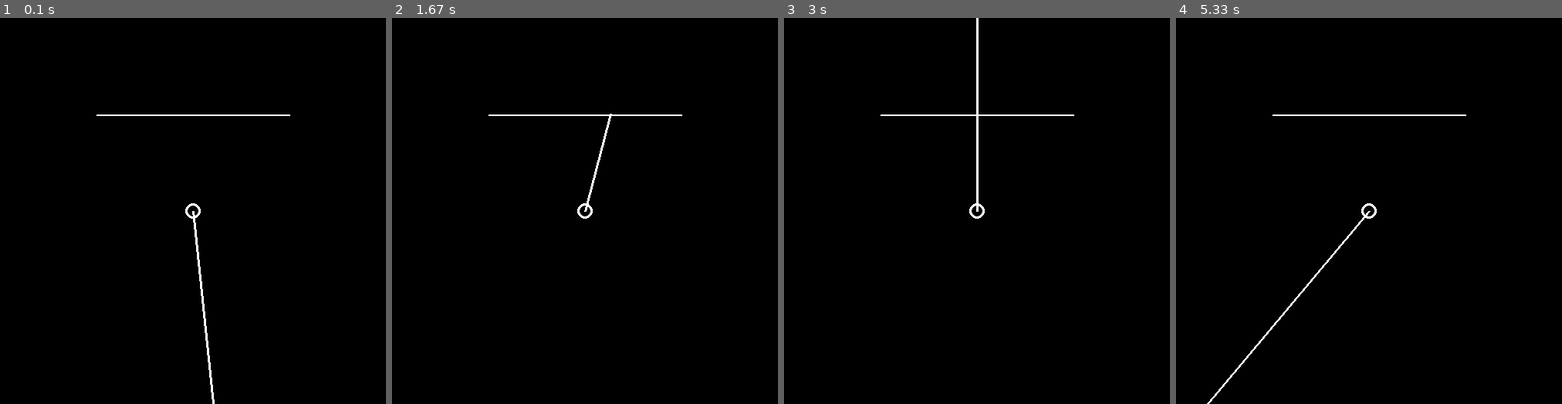
Above: before the commit, frames 1-4 (left to right).
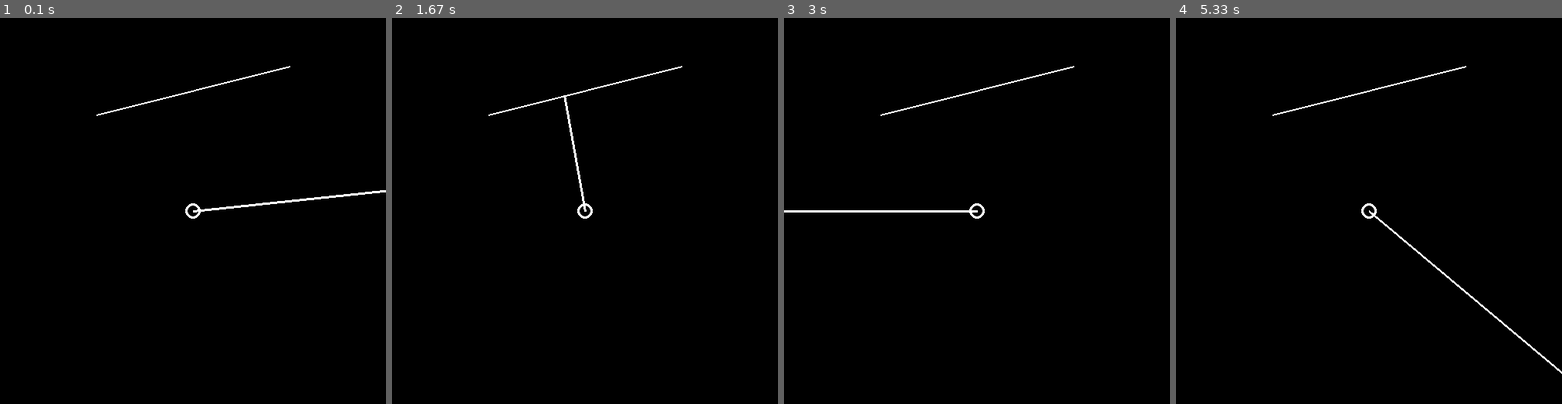
Above: after the commit, the same moments.

Repository: bruceamiller/Bulk-Coding-Store
Game: pygame game, started from Personal Projects/RayCollision.py
Two runs of this game, one before a commit and one after it. Both use one fixed random seed, a clock stepped at 60 frames per second and the inputs below.
Inputs:
- Up to frame 1 (0.1 s): no input
- Up to frame 2 (1.67 s): no input
- Up to frame 3 (3 s): no input
- Up to frame 4 (5.33 s): no input

The runs differ from the first frame. In frame 1, 1.0% of the frame differs, in the area x 25-100%, y 12-100%; in frame 2, 0.7%; in frame 3, 1.0%; in frame 4, 1.0%, in the area x 8-100%, y 12-100%.

Commit message:
Update RayCollision.py
Fixed equations for slope and y-intercept, as well as intersection point. Need to fix detection for vertical lines.

Diff:
--- a/Personal Projects/RayCollision.py
+++ b/Personal Projects/RayCollision.py
@@ -2,18 +2,21 @@
 
 def printScreen():
     screen.fill(pygame.Color('black'))
-    pygame.draw.circle(screen, pygame.Color('white'), (WIDTH // 2, HEIGHT // 2), circleSize, 3)
-    pygame.draw.line(screen, pygame.Color('white'), (WIDTH // 2, HEIGHT // 2), lineEndPoint, 3)
+    pygame.draw.circle(screen, pygame.Color('white'), viewPoint, circleSize, 3)
+    pygame.draw.line(screen, pygame.Color('white'), viewPoint, lineEndPoint, 3)
     pygame.draw.line(screen, pygame.Color('white'), line1[0], line1[1], 2)
     pygame.display.update()
 
 def detectCollisions(originalEndPoint):
-    line1_slope = (line1[1][1] - line1[0][1]) / (line1[1][0] - line1[0][0])
-    line1_y_int = -((line1[0][0] // 2) * line1_slope - (line1[0][1] // 2))
-    x = (line1_y_int - y_intercept) / (slope - line1_slope)
-    y = 2 * ((y_intercept * line1_slope) - (line1_y_int * slope)) / (line1_slope - slope)
-    print(x, y, [line1_slope, line1_y_int])
-    if x <= line1[1][0] and x >= line1[0][0] and 0 < angle < 180:
+    line1_slope = -(line1[1][1] - line1[0][1]) / (line1[1][0] - line1[0][0])
+    line1_y_int = (line1[0][0] * line1_slope + (line1[0][1]))
+    try:
+        x = -(line1_y_int - y_intercept) / (slope - line1_slope) #What x matches both lines
+    except ZeroDivisionError:
+        return originalEndPoint
+    y = ((y_intercept * line1_slope) - (line1_y_int * slope)) / (line1_slope - slope) #What y matches both lines
+    print([x, y], [line1_slope, line1_y_int], [slope, y_intercept], sep="\n", end="\n\n")
+    if (y <= viewPoint[1] and y >= originalEndPoint[1]) and (x >= line1[0][0] and x <= line1[1][0]):
         return [x, y]
     else:
         return originalEndPoint
@@ -23,7 +26,7 @@
 framerate = 60
 clock = pygame.time.Clock()
 
-rotateSpeed = framerate / 60
+rotateSpeed = framerate // 60
 
 # Make a centerpoint, with a rotating ray,
 # that ends when it has collision with an object.
@@ -32,13 +35,16 @@
 WIDTH = 500
 circleSize = 10
 
+viewPoint = [WIDTH // 2, HEIGHT // 2]
+
 screen = pygame.display.set_mode((WIDTH, HEIGHT))
 pygame.display.set_caption('Ray Collision')
 
 lineEndPoint = [0, 0]
 viewDistance = WIDTH * 2
 
-line1 = [[WIDTH // 4, HEIGHT // 4], [WIDTH * 3 // 4, HEIGHT // 4]]
+line1 = [[WIDTH // 4, HEIGHT // 4], [WIDTH * 3 // 4, HEIGHT // 8]]
+#line1 = [[WIDTH // 4, HEIGHT // 4], [WIDTH // 4, HEIGHT * 3 // 4]]
 
 angle = 0
 while True:
@@ -46,17 +52,16 @@
         if event.type == pygame.QUIT:
             pygame.quit()
             sys.exit()
-    angle += rotateSpeed * math.pi / 180
-
+    angle += rotateSpeed
     if angle >= 360:
         angle -= 360
-    lineEndPoint[0] = viewDistance * math.sin(angle) + HEIGHT // 2
-    lineEndPoint[1] = viewDistance * math.cos(angle) + WIDTH // 2
 
-    slope = math.tan(angle)
-    y_intercept = -((WIDTH // 2) * slope - (HEIGHT // 2))
+    lineEndPoint[0] = viewDistance * math.sin(math.radians(angle) + math.pi / 2) + HEIGHT // 2
+    lineEndPoint[1] = viewDistance * math.cos(math.radians(angle) + math.pi / 2) + WIDTH // 2
+    slope = 1 / -math.tan(math.radians(angle) + math.pi / 2)
+    y_intercept = (viewPoint[0] * slope + viewPoint[1])
+    viewPoint[0] += 0
 
-    #Calculate if this line intersects with another line.
     lineEndPoint = detectCollisions(lineEndPoint)
 
     printScreen()
